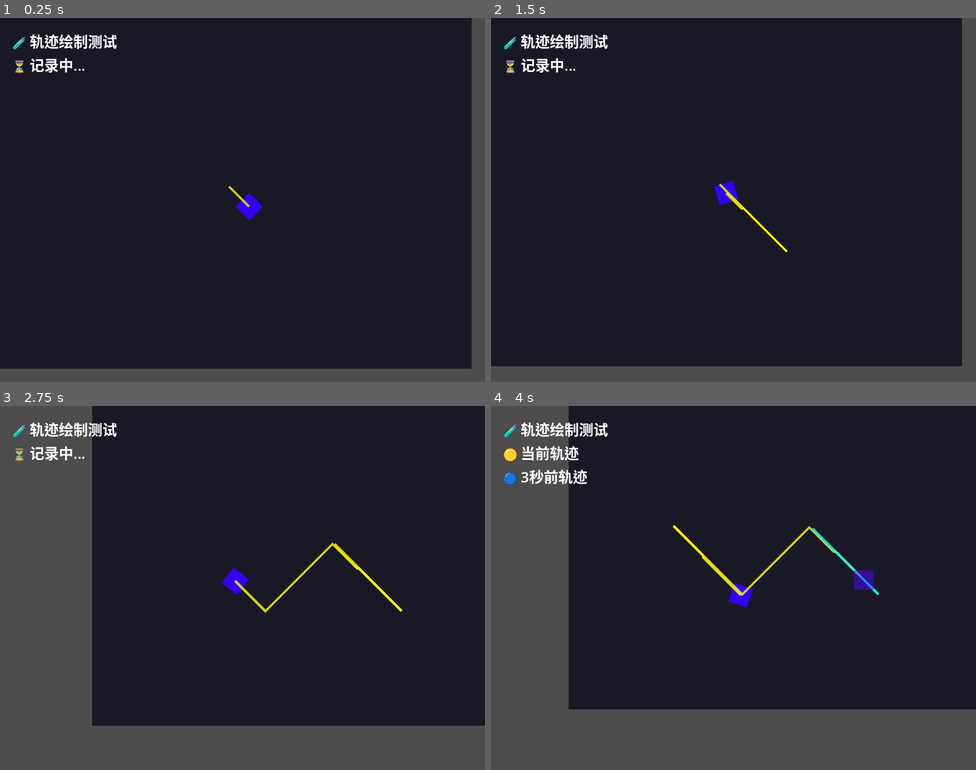
Above: before the commit, frames 1-4 (two rows, left to right).
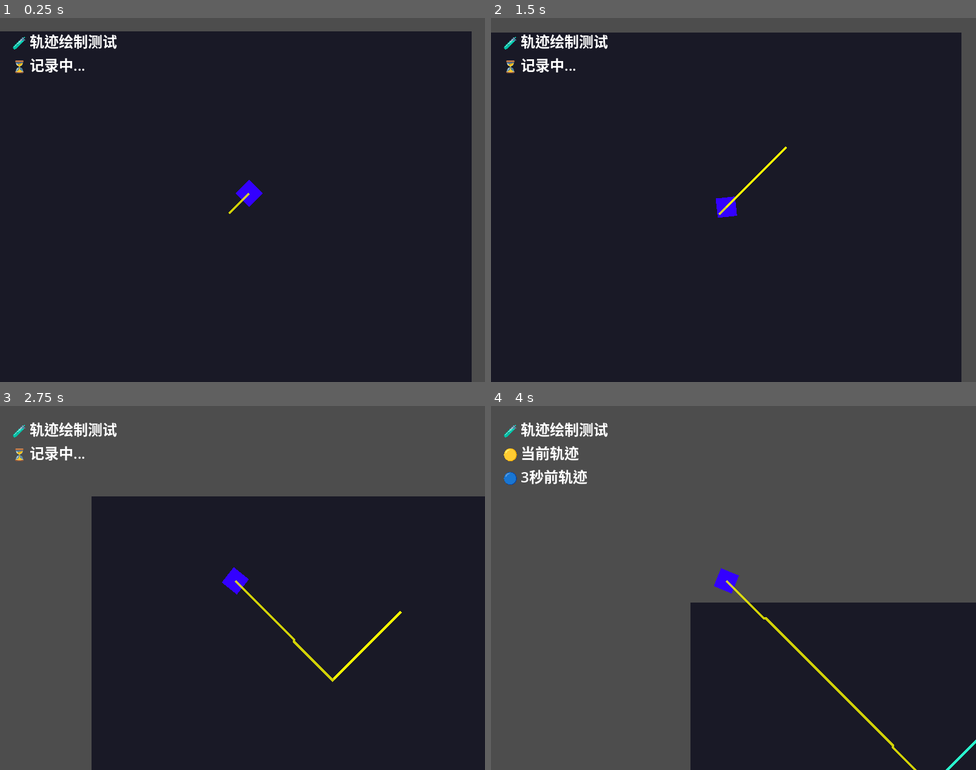
Above: after the commit, the same moments.

Repository: sdotyxz/temporal-echo
Game: Godot game, scene res://scenes/game.tscn
Same seed, same stepped clock (60 frames per second), same inputs: the game is played once before the commit and once after it.
Inputs (mouse positions are in pixels of both pictures, inside the frame that each line leads up to):
- Up to frame 1 (0.25 s): no input
- Up to frame 2 (1.5 s): move the mouse to (840, 181) at 0.52 s; hold D (move_right) 0.53-1.28 s; click (840, 181) at 0.6 s; move the mouse to (636, 218) at 1.27 s; hold S (move_down) from 1.28 s (still down); click (636, 218) at 1.35 s
- Up to frame 3 (2.75 s): move the mouse to (291, 507) at 2.02 s; release S (move_down) at 2.03 s; hold D (move_right) from 2.03 s (still down); click (291, 507) at 2.1 s
- Up to frame 4 (4 s): move the mouse to (709, 660) at 2.77 s; release D (move_right) at 2.78 s; hold W (move_up) 2.78-3.53 s; click (709, 660) at 2.85 s; move the mouse to (879, 642) at 3.52 s; hold A (move_left) from 3.53 s (still down); click (879, 642) at 3.6 s

The runs differ from the first frame. In frame 1, 7.5% of the frame differs, in the area x 0-98%, y 0-100%; in frame 2, 8.7%; in frame 3, 31%; in frame 4, 63%, in the area x 16-100%, y 0-100%.

Commit message:
feat: 添加回声生成测试脚本
- ai_echo_test.gd: AI自动射击测试
- 2秒后自动射击
- 等待3秒后验证回声生成
- 8秒完整测试流程

Diff:
--- a/scenes/game.tscn
+++ b/scenes/game.tscn
@@ -1,7 +1,7 @@
 [gd_scene load_steps=5 format=3 uid="uid://game1"]
 
 [ext_resource type="PackedScene" uid="uid://player1" path="res://scenes/player.tscn" id="1_player"]
-[ext_resource type="Script" path="res://src/ai_player_input.gd" id="2_ai_input"]
+[ext_resource type="Script" path="res://src/ai_echo_test.gd" id="2_ai_test"]
 [ext_resource type="Script" path="res://src/trail_drawer.gd" id="3_trail"]
 
 [node name="Game" type="Node2D"]
@@ -20,9 +20,9 @@
 z_index = -1
 
 [node name="AIPlayer" type="Node" parent="." node_paths=PackedStringArray("player")]
-script = ExtResource("2_ai_input")
+script = ExtResource("2_ai_test")
 player = NodePath("../Player")
-test_duration = 10.0
+test_duration = 8.0
 
 [node name="TrailDrawer" type="Node2D" parent="." node_paths=PackedStringArray("player")]
 script = ExtResource("3_trail")
--- /dev/null
+++ b/src/ai_echo_test.gd
@@ -0,0 +1,86 @@
+extends Node
+
+@export var player: CharacterBody2D
+@export var test_duration: float = 8.0
+
+var timer: float = 0.0
+var move_timer: float = 0.0
+var shoot_timer: float = 0.0
+var current_dir: Vector2 = Vector2.ZERO
+
+func _ready():
+	print("🧪 回声生成测试启动")
+	print("⏱️ 测试时长: ", test_duration, " 秒")
+	print("🔫 2秒后自动射击，等待3秒后看回声生成")
+	_set_random_direction()
+
+func _physics_process(delta: float) -> void:
+	if player == null:
+		return
+
+	timer += delta
+	move_timer += delta
+	shoot_timer += delta
+
+	# 移动控制
+	if move_timer >= 0.8:
+		move_timer = 0.0
+		_set_random_direction()
+
+	# 使用输入系统移动
+	_apply_movement_input()
+
+	# 2秒后自动射击
+	if shoot_timer >= 2.0 and shoot_timer < 2.1:
+		print("🔫 AI自动射击!")
+		Input.action_press("fire")
+	else:
+		Input.action_release("fire")
+
+	# 更新UI
+	_update_ui()
+
+	# 测试结束
+	if timer >= test_duration:
+		_end_test()
+
+func _set_random_direction():
+	var dirs = [Vector2.RIGHT, Vector2.LEFT, Vector2.UP, Vector2.DOWN]
+	current_dir = dirs[randi() % dirs.size()]
+
+func _apply_movement_input():
+	Input.action_press("move_right" if current_dir.x > 0 else "move_left")
+	Input.action_press("move_down" if current_dir.y > 0 else "move_up")
+
+	if current_dir.x > 0:
+		Input.action_release("move_left")
+	else:
+		Input.action_release("move_right")
+
+	if current_dir.y > 0:
+		Input.action_release("move_up")
+	else:
+		Input.action_release("move_down")
+
+func _update_ui():
+	var info = get_node_or_null("../UI/TestInfo")
+	if info:
+		var status = ""
+		if timer < 2.0:
+			status = "⏳ 移动中... %.1fs" % (2.0 - timer)
+		elif timer < 5.0:
+			status = "🔫 已射击! 等待回声... %.1fs" % (5.0 - timer)
+		else:
+			status = "✅ 检查回声生成!"
+
+		info.text = "🧪 回声生成测试\n" + status + "\n⏱️ 总时间: %.1fs" % timer
+
+func _end_test():
+	Input.action_release("move_right")
+	Input.action_release("move_left")
+	Input.action_release("move_down")
+	Input.action_release("move_up")
+	Input.action_release("fire")
+
+	print("✅ 回声生成测试完成")
+	queue_free()
Not shown, added: src/ai_echo_test.gd.uid
Not shown, added: src/bullet.gd.uid
Not shown, added: src/echo.gd.uid
